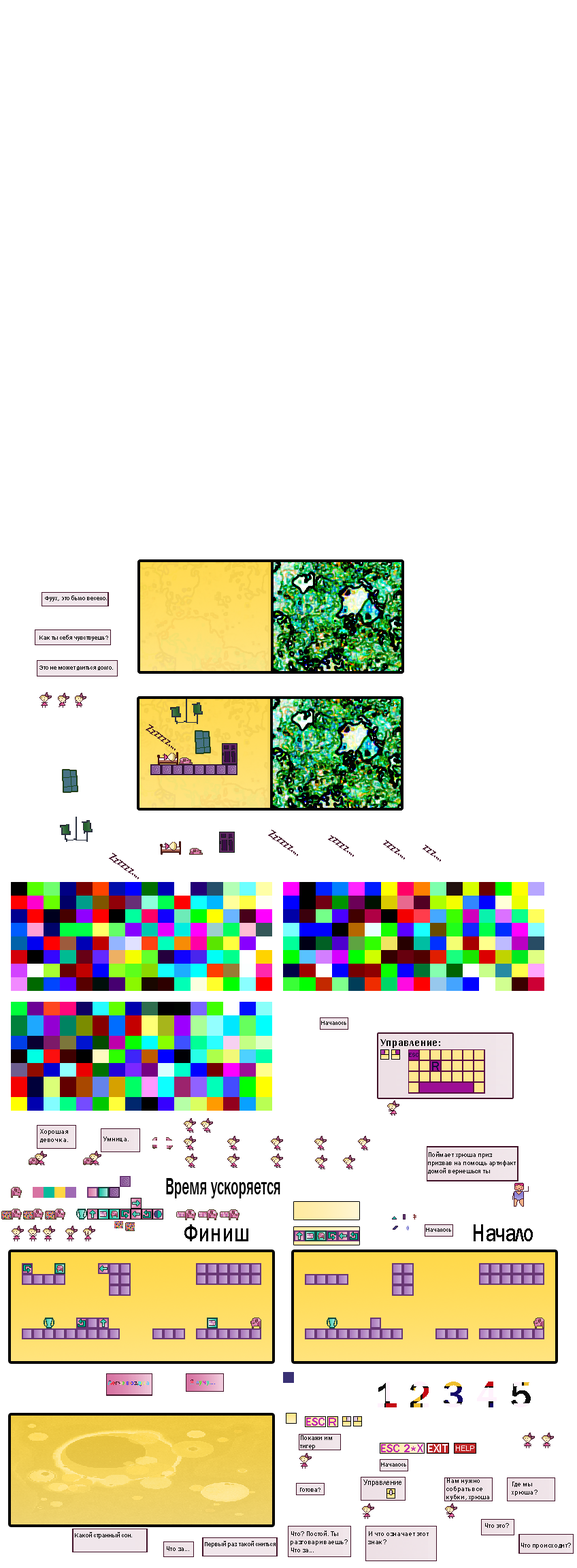
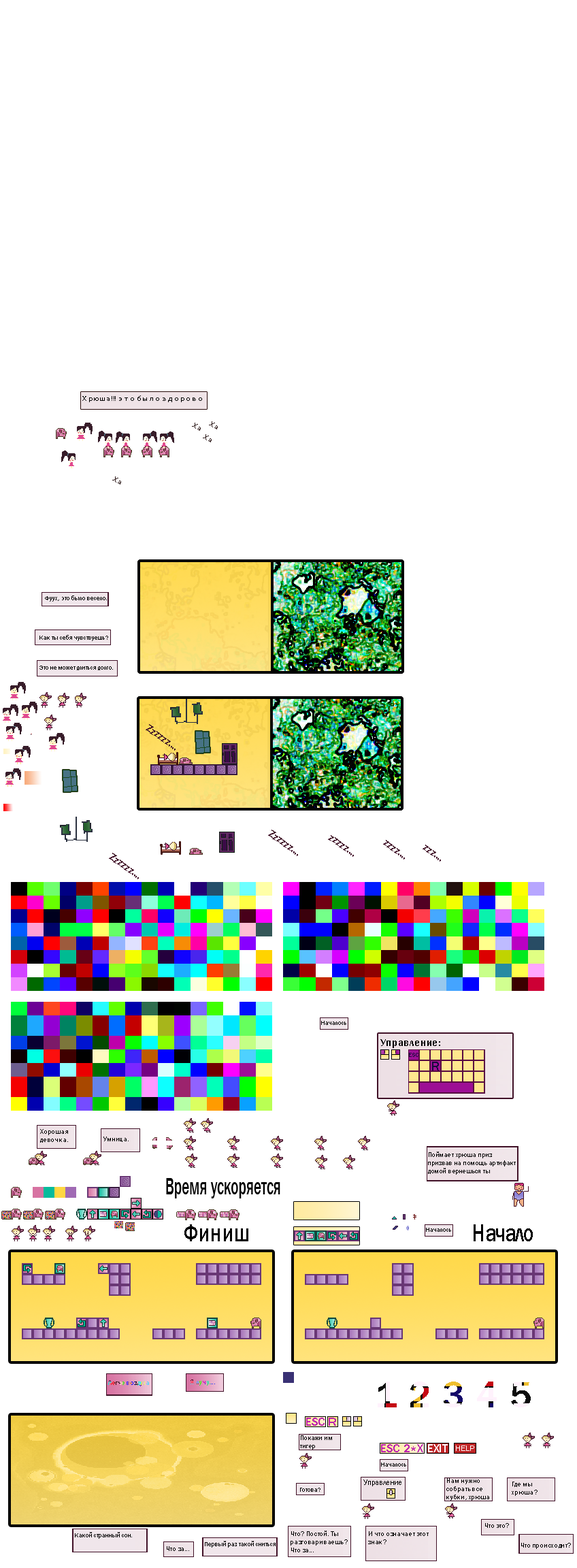
The second 577x1568 image is a revision of the first. Changes to its layers:
added layer "Слой 7" above "Ха копия 3" over [141, 430, 175, 458]
added layer "Ха копия 3" above "Ха копия 2" over [202, 434, 212, 443]
added layer "Ха копия 2" above "Ха копия" over [208, 421, 218, 430]
added layer "Ха копия" above "Ха" over [191, 422, 201, 431]
added layer "Ха" above "Хрюша!!! это было здорово" over [112, 476, 122, 485]
added layer "Хрюша!!! это было здорово" above "Слой 5" over [82, 395, 203, 403]
moved "Слой 5" above "Слой 6", painted on it over [74, 392, 207, 485]
moved "Слой 6" above "Слой 3 копия", painted on it over [57, 430, 133, 485]
painted on "Слой 3 копия" over [61, 450, 170, 745]
painted on "Слой 3" over [76, 422, 218, 485]
painted on "Слой 4" over [55, 428, 67, 463]
moved "Это не может длиться долго." above "Слой 2", painted on it over [2, 681, 65, 812]
